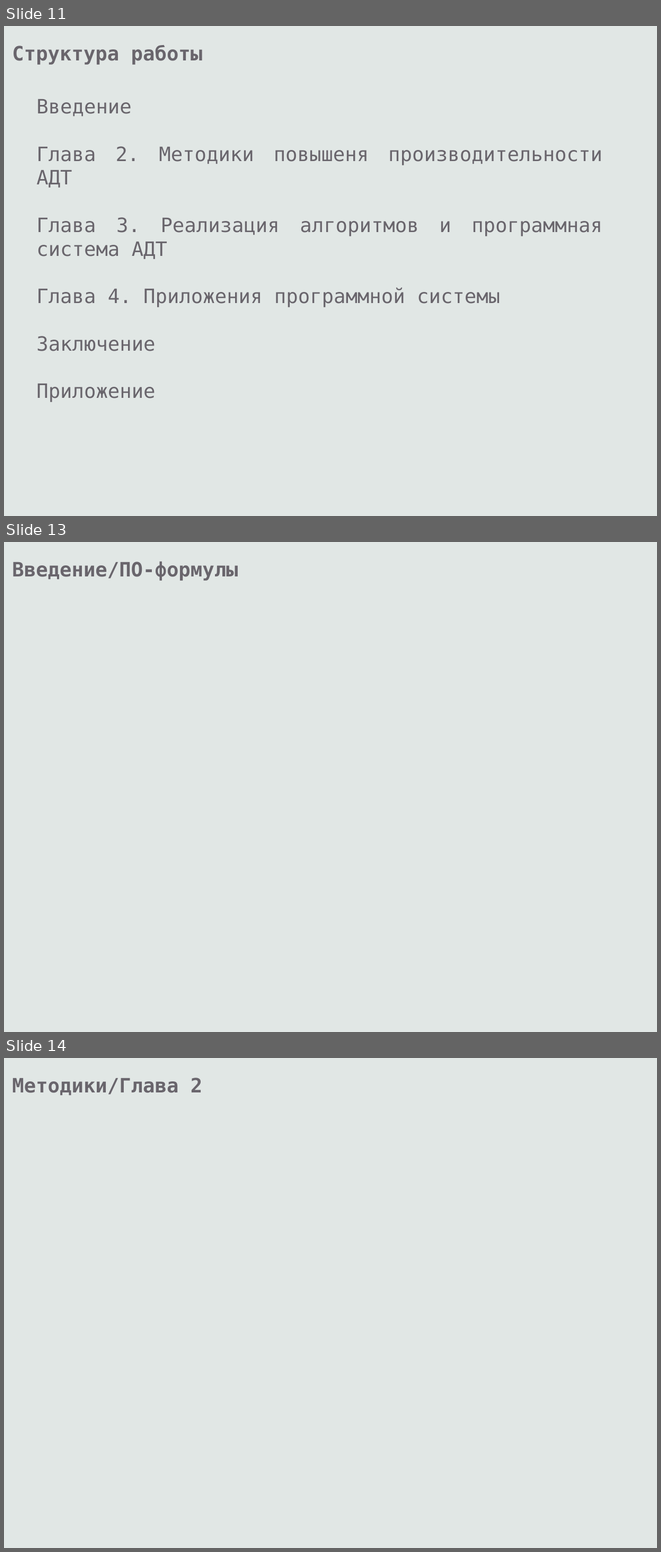
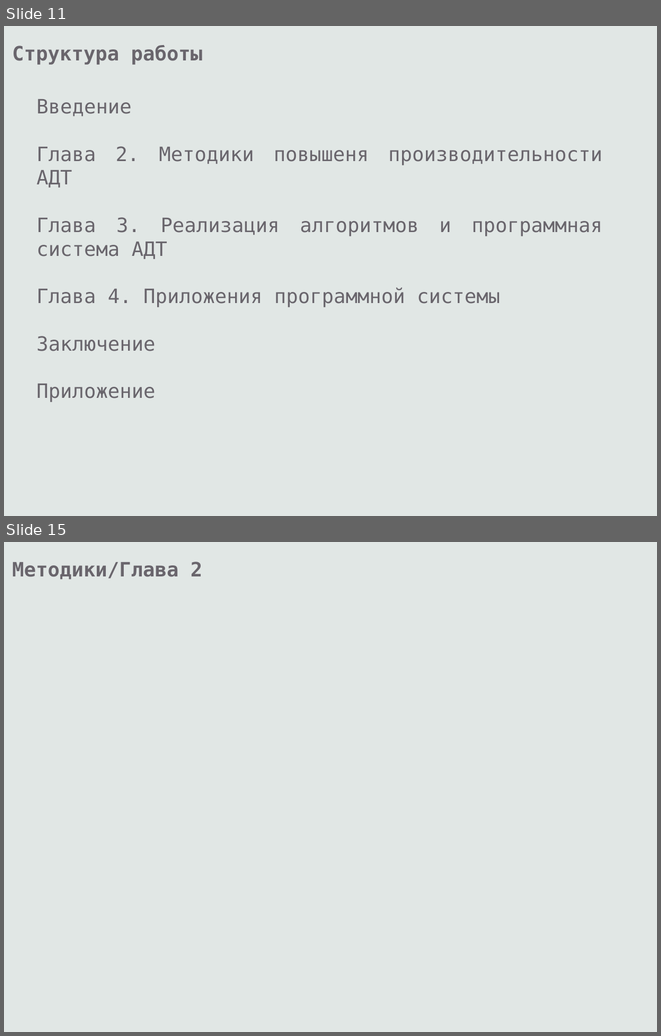
Before and after one commit to eugeneai/prisnif, a slide deck: brick/pres/pacman.odp. Shown one above the other, each under a label of ours: slides 11, 13 and 14 before the commit, slides 11 and 15 after it; the slides between them are not shown. The pictures are 661x1552 and 661x1036 pixels, drawn with LibreOffice and Linux fonts; fonts in the diff are those of the drawing. Boxes give left, top, right and bottom in pixels: in the first picture for what was removed or moved away, otherwise in the second. Text is boxed around its words. In the diff, an @@ line names an element or a change of style, - is before the commit and + after.

```diff
--- a/brick/pres/pacman.odp
+++ b/brick/pres/pacman.odp
@@ slide 13 removed at <box>4,542,657,1032</box>, background #E1E7E5 @@
@@ text removed at <box>12,561,238,581</box> @@
-Введение/ПО-формулы
@@ what was slide 14 is now slide 15 @@
```
Also in this commit, not shown: 5 slides changed, 2 slides added, 1 other file.
